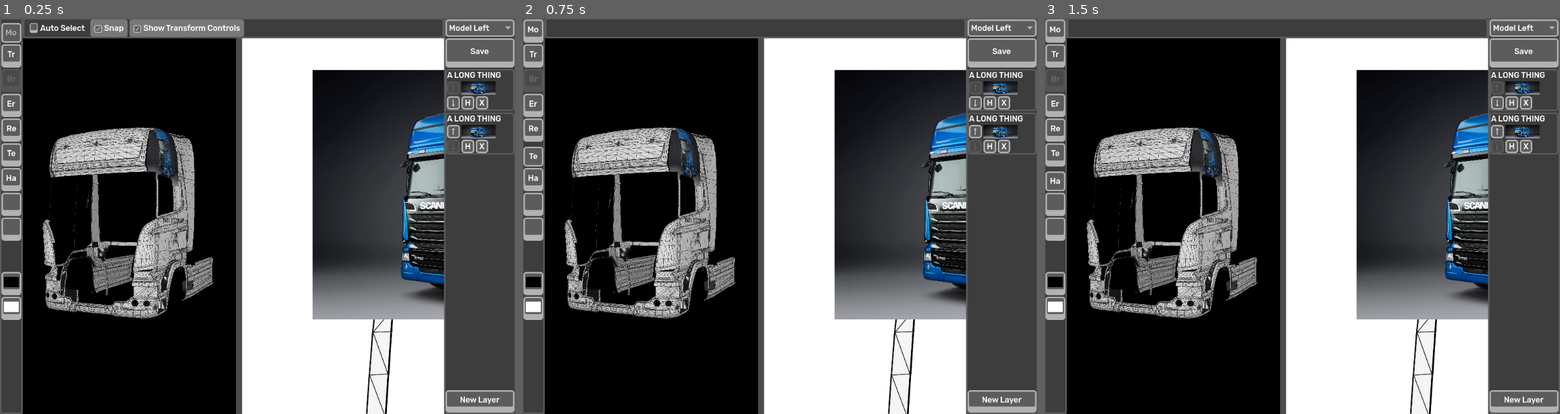
Above: before the commit, frames 1-3 (left to right).
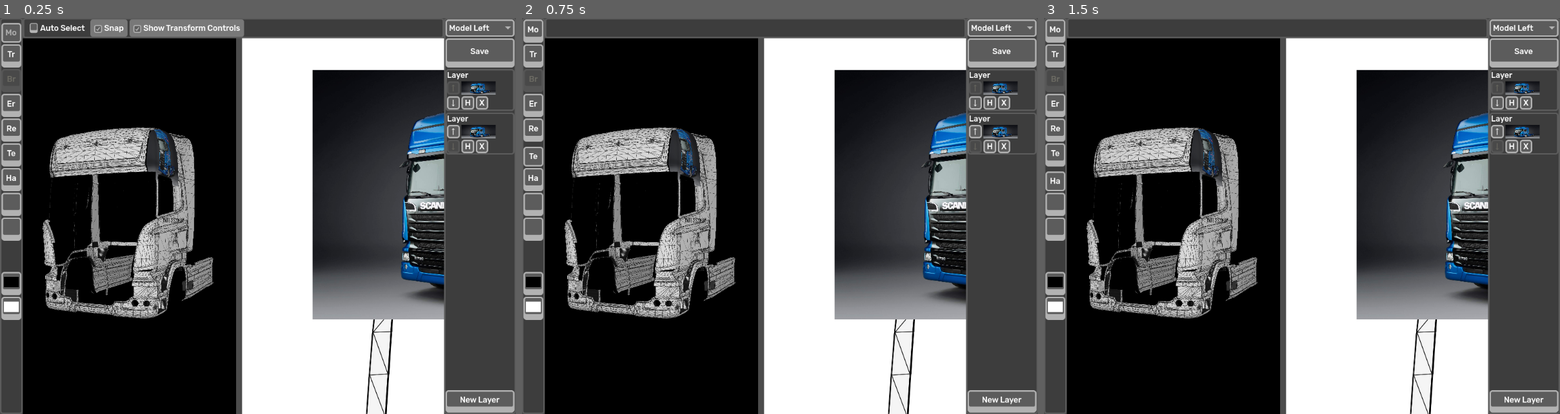
Above: after the commit, the same moments.

Repository: Carsmaniac/paintjob-packer
Game: Godot game, scene res://designer/DesignerInterface.tscn
The game is run twice, just before and just after one commit, with the same random seed, the same clock (stepped at 60 frames per second) and the same inputs. This scene is started directly instead of the project's main scene.
Inputs:
- Up to frame 1 (0.25 s): no input
- Up to frame 2 (0.75 s): click "Te" at 0.5 s
- Up to frame 3 (1.5 s): click "Ha" at 1.25 s

The runs differ from the first frame. In frame 1, 0.2% of the frame differs, in the area x 86-98%, y 13-27%; in frame 2, 0.2%; in frame 3, 0.2%.

Commit message:
Add text layers
The text tool now adds new text layers, which can have their text changed and be moved

Diff:
--- a/designer/DesignerCanvas.tscn
+++ b/designer/DesignerCanvas.tscn
@@ -40,11 +40,6 @@
 offset_right = 40.0
 offset_bottom = 40.0
 
-[node name="TempModel" type="Sprite2D" parent="SubViewportContainer/SubViewport/LayerNodes" unique_id=134639442]
-position = Vector2(496, 316)
-scale = Vector2(0.19581677, 0.20887665)
-texture = ExtResource("2_vynwk")
-
 [node name="Label" type="Label" parent="SubViewportContainer/SubViewport/LayerNodes" unique_id=183299907]
 layout_mode = 0
 offset_left = 326.0
@@ -55,6 +50,11 @@
 theme_override_font_sizes/font_size = 69
 text = "Here is some text"
 
+[node name="TempModel" type="Sprite2D" parent="SubViewportContainer/SubViewport/LayerNodes" unique_id=134639442]
+position = Vector2(496, 316)
+scale = Vector2(0.19581677, 0.20887665)
+texture = ExtResource("2_vynwk")
+
 [node name="ForegroundTemplate" type="TextureRect" parent="SubViewportContainer/SubViewport" unique_id=1211417610]
 visible = false
 offset_right = 4096.0
--- a/designer/DesignerInterface.tscn
+++ b/designer/DesignerInterface.tscn
@@ -222,17 +222,14 @@
 
 [node name="ButtonSave" type="Button" parent="RightPanel" unique_id=121054057]
 layout_mode = 1
-anchors_preset = 7
-anchor_left = 0.5
-anchor_top = 1.0
-anchor_right = 0.5
-anchor_bottom = 1.0
-offset_left = -69.5
-offset_top = -752.0
-offset_right = 69.5
-offset_bottom = -700.0
-grow_horizontal = 2
-grow_vertical = 0
+anchors_preset = 1
+anchor_left = 1.0
+anchor_right = 1.0
+offset_left = -142.0
+offset_top = 48.0
+offset_right = -3.0
+offset_bottom = 100.0
+grow_horizontal = 0
 text = "Save"
 
 [node name="ScrollContainer" type="ScrollContainer" parent="RightPanel" unique_id=1430981041]
--- a/designer/Layer.gd
+++ b/designer/Layer.gd
@@ -1,8 +1,9 @@
 extends Panel
+
 @export var linked_node: Node
 enum LayerType {RASTER, IMAGE, TEXT, SHAPE}
 var layer_type: LayerType
-var layer_name: String = "A LONG THING"
+var layer_name: String = "Layer"
 
 
 func _ready() -> void:
@@ -10,12 +11,53 @@
 	get_node("ButtonDown").connect("pressed", reorder.bind(true))
 	get_node("Label").text = self.layer_name
 	update_buttons()
-	self.connect("gui_input", possibly_select_layer)
+	self.connect("gui_input", maybe_select_layer)
+
+	get_node("RenameWindow/Button").connect("pressed", rename_layer)
+	get_node("RenameWindow/LineEdit").connect("text_submitted", rename_layer)
+	get_node("RenameWindow").connect("close_requested", cancel_rename)
+
+	get_node("ChangeTextWindow/Button").connect("pressed", confirm_change_text)
+	get_node("ChangeTextWindow/LineEdit").connect("text_submitted", confirm_change_text)
 
 
-func possibly_select_layer(event) -> void:
-	if event is InputEventMouseButton and event.button_index == 1 and event.pressed:
+func maybe_select_layer(event) -> void:
+	# Rename on double click
+	if event is InputEventMouseButton and event.button_index == 1 and event.double_click:
+		get_node("RenameWindow").popup_centered()
+		get_node("RenameWindow/LineEdit").grab_focus()
+		get_node("RenameWindow/LineEdit").text = layer_name
+		get_node("RenameWindow/LineEdit").set_caret_column(len(get_node("RenameWindow/LineEdit").text))
+
+	# Select on click
+	elif event is InputEventMouseButton and event.button_index == 1 and event.pressed:
 		get_parent().select_layer(get_index())
+
+
+func rename_layer(new_name: String = "") -> void:
+	if new_name == "":
+		new_name = get_node("RenameWindow/LineEdit").text
+	layer_name = new_name
+	get_node("Label").text = new_name
+	get_node("RenameWindow").visible = false
+
+
+func cancel_rename() -> void:
+	get_node("RenameWindow").visible = false
+
+
+func change_text_layer() -> void:
+	get_node("ChangeTextWindow").popup_centered()
+	get_node("ChangeTextWindow/LineEdit").grab_focus()
+	get_node("ChangeTextWindow/LineEdit").text = linked_node.text
+	get_node("ChangeTextWindow/LineEdit").set_caret_column(len(get_node("ChangeTextWindow/LineEdit").text))
+
+
+func confirm_change_text(_new_name: String = "") -> void:
+	linked_node.text = get_node("ChangeTextWindow/LineEdit").text
+	rename_layer(linked_node.text)
+	get_node("ChangeTextWindow").visible = false
+	get_parent().select_layer(get_index())
 
 
 func show_hide() -> void:
@@ -28,8 +70,10 @@
 func reorder(move_down: bool) -> void:
 	if move_down:
 		get_parent().move_child(get_parent().get_child(get_index()), get_index() + 1)
+		linked_node.get_parent().move_child(linked_node, linked_node.get_index() - 1)
 	else:
 		get_parent().move_child(get_parent().get_child(get_index()), get_index() - 1)
+		linked_node.get_parent().move_child(linked_node, linked_node.get_index() + 1)
 	get_parent().update_buttons()
 
 
@@ -49,4 +93,5 @@
 
 
 func delete() -> void:
+	linked_node.queue_free()
 	get_parent().remove_layer(get_index())
--- a/designer/Layer.tscn
+++ b/designer/Layer.tscn
@@ -64,4 +64,98 @@
 tooltip_text = "Delete"
 text = "X"
 
+[node name="RenameWindow" type="Window" parent="." unique_id=2072066201]
+oversampling_override = 1.0
+title = "Rename Layer"
+initial_position = 2
+size = Vector2i(300, 150)
+visible = false
+
+[node name="LineEdit" type="LineEdit" parent="RenameWindow" unique_id=155462925]
+custom_minimum_size = Vector2(200, 0)
+anchors_preset = 8
+anchor_left = 0.5
+anchor_top = 0.5
+anchor_right = 0.5
+anchor_bottom = 0.5
+offset_left = -136.0
+offset_top = -23.0
+offset_right = 136.0
+offset_bottom = 10.0
+grow_horizontal = 2
+grow_vertical = 2
+
+[node name="Label" type="Label" parent="RenameWindow" unique_id=1711496211]
+anchors_preset = 5
+anchor_left = 0.5
+anchor_right = 0.5
+offset_left = -83.0
+offset_top = 18.0
+offset_right = 83.0
+offset_bottom = 37.0
+grow_horizontal = 2
+text = "Enter new layer name"
+horizontal_alignment = 1
+
+[node name="Button" type="Button" parent="RenameWindow" unique_id=563713578]
+anchors_preset = 7
+anchor_left = 0.5
+anchor_top = 1.0
+anchor_right = 0.5
+anchor_bottom = 1.0
+offset_left = -36.0
+offset_top = -51.0
+offset_right = 36.0
+offset_bottom = -11.0
+grow_horizontal = 2
+grow_vertical = 0
+text = "Okay"
+
+[node name="ChangeTextWindow" type="Window" parent="." unique_id=1954184076]
+oversampling_override = 1.0
+title = "Change Text"
+initial_position = 2
+size = Vector2i(300, 150)
+visible = false
+
+[node name="LineEdit" type="LineEdit" parent="ChangeTextWindow" unique_id=1314522751]
+custom_minimum_size = Vector2(200, 0)
+anchors_preset = 8
+anchor_left = 0.5
+anchor_top = 0.5
+anchor_right = 0.5
+anchor_bottom = 0.5
+offset_left = -136.0
+offset_top = -23.0
+offset_right = 136.0
+offset_bottom = 10.0
+grow_horizontal = 2
+grow_vertical = 2
+
+[node name="Label" type="Label" parent="ChangeTextWindow" unique_id=496782210]
+anchors_preset = 5
+anchor_left = 0.5
+anchor_right = 0.5
+offset_left = -83.0
+offset_top = 18.0
+offset_right = 83.0
+offset_bottom = 37.0
+grow_horizontal = 2
+text = "Enter new text"
+horizontal_alignment = 1
+
+[node name="Button" type="Button" parent="ChangeTextWindow" unique_id=19126414]
+anchors_preset = 7
+anchor_left = 0.5
+anchor_top = 1.0
+anchor_right = 0.5
+anchor_bottom = 1.0
+offset_left = -36.0
+offset_top = -51.0
+offset_right = 36.0
+offset_bottom = -11.0
+grow_horizontal = 2
+grow_vertical = 0
+text = "Okay"
+
 [connection signal="pressed" from="ButtonDelete" to="." method="delete"]
--- a/designer/LayerList.gd
+++ b/designer/LayerList.gd
@@ -1,12 +1,18 @@
 extends VBoxContainer
+
 const Layer := preload("res://designer/Layer.tscn")
+enum LayerType {RASTER, IMAGE, TEXT, SHAPE}
 var selected_layers: Array[Node]
+
 var layer_theme = ResourceLoader.load("res://simple-box-theme/pjp-dark/PJPDarkLayer.tres")
 var layer_selected_theme = ResourceLoader.load("res://simple-box-theme/pjp-dark/PJPDarkLayerSelected.tres")
+
+var layer_nodes: Node
 
 
 func _ready() -> void:
 	get_node("../../ButtonNewLayer").connect("pressed", add_layer)
+	layer_nodes = get_node("../../../TwoUp/ViewCanvas/SubViewport/DesignerCanvas/SubViewportContainer/SubViewport/LayerNodes")
 	#for i in range(5):
 		#add_layer()
 
@@ -21,7 +27,7 @@
 		child.update_buttons()
 
 
-func add_layer() -> void:
+func add_layer() -> Node:
 	var new_layer: Node = Layer.instantiate()
 	var name_list: Array
 	for child in get_children():
@@ -30,8 +36,23 @@
 		if "Layer " + str(i) not in name_list:
 			new_layer.layer_name = "Layer " + str(i)
 			break
+	return new_layer
+
+
+func add_text_layer(new_position: Vector2) -> void:
+	var new_layer: Node = add_layer()
+	new_layer.layer_type = LayerType.TEXT
+	new_layer.layer_name = "Text"
+	var layer_node = Label.new()
+	layer_node.text = "Text"
+	layer_node.position = new_position
+	layer_node.add_theme_color_override("font_color", Color.BLACK)
+	layer_node.add_theme_font_size_override("font_size", 72)
+	layer_nodes.add_child(layer_node)
+	new_layer.linked_node = layer_node
 	add_child(new_layer)
 	update_buttons()
+	new_layer.change_text_layer()
 
 
 func select_layer(index: int) -> void:
--- a/designer/Toolbar.gd
+++ b/designer/Toolbar.gd
@@ -4,7 +4,8 @@
 
 func _ready() -> void:
 	for child in get_children():
-		child.connect("pressed", switch_button.bind(child))
+		if child is Button and child is not ColorPickerButton:
+			child.connect("pressed", switch_button.bind(child))
 	switch_button(get_node("ToolMove"))
 
 
--- a/designer/ViewCanvas.gd
+++ b/designer/ViewCanvas.gd
@@ -63,9 +63,18 @@
 			for layer in layer_list.selected_layers:
 				layer.linked_node.position += (event.relative / canvas_view_scale)
 
+	# Text tool
+	elif selected_tool == "ToolText":
+		if event is InputEventMouseButton and event.button_index == 1 and event.pressed:
+			layer_list.add_text_layer(get_canvas_position(event.position))
+
+
+func get_canvas_position(rel_pos: Vector2) -> Vector2:
+	return (rel_pos - canvas.position) / canvas_view_scale
+
 
 func zoom_to_pos(zoom_in: bool, mouse_pos: Vector2) -> void:
-	var zoom_pos: Vector2 = (mouse_pos - canvas.position) / canvas_view_scale
+	var zoom_pos: Vector2 = get_canvas_position(mouse_pos)
 
 	if zoom_in:
 		canvas_view_scale *= zoom_amount
